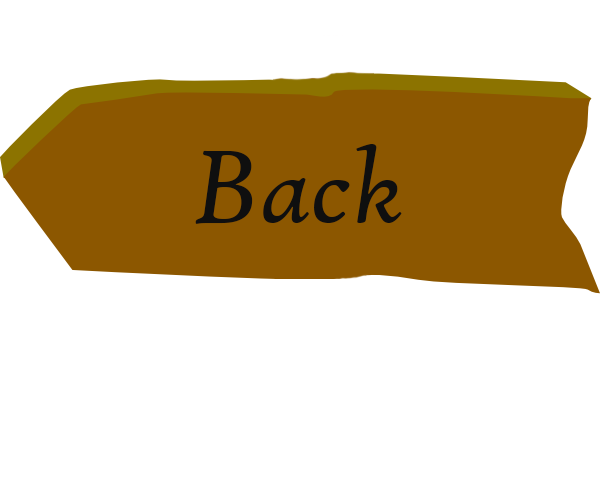
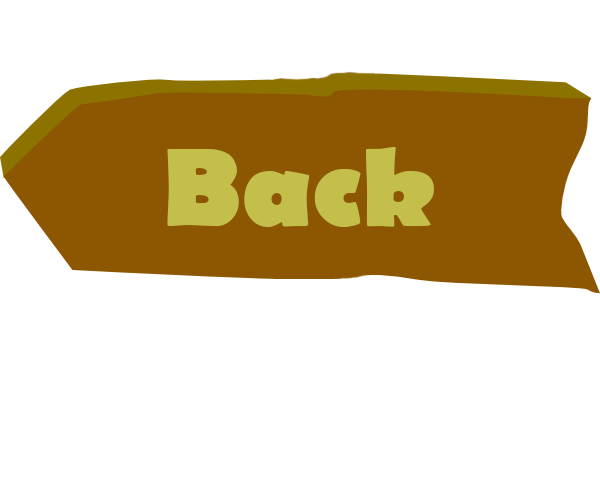
Comparing the layer stacks of the two 600px x 492px images. Changes:
painted on "Back" over (167, 144, 434, 227)
